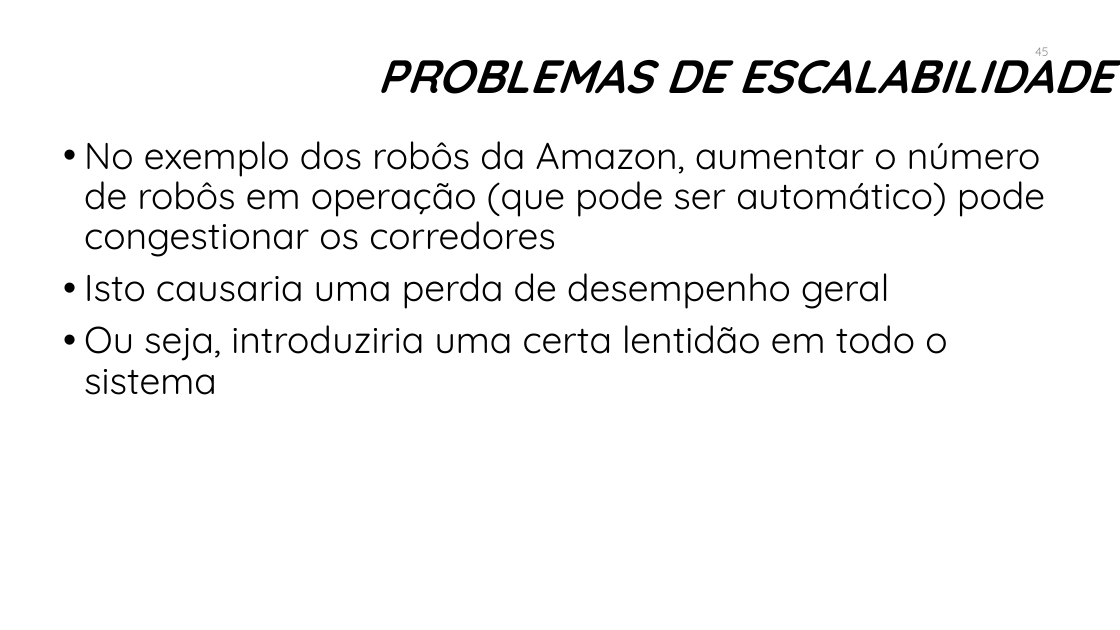
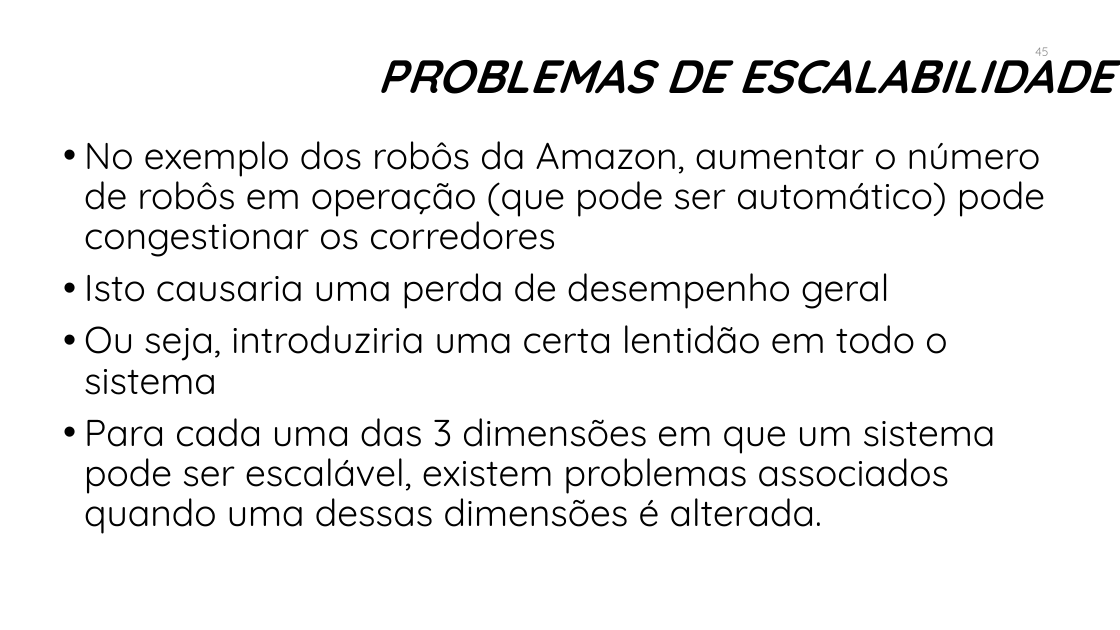
Before and after one commit to manoelcampos/sistemas-distribuidos, a slide deck: slide 45 of introducao-sd.pptx. Drawn at 1120x630 pixels with LibreOffice and Linux fonts; fonts in the diff are those of the drawing; background and template pictures are left out. Boxes give left, top, right and bottom in pixels: in the first picture for what was removed or moved away, otherwise in the second. Text is boxed around its words. In the diff, an @@ line names an element or a change of style, - is before the commit and + after.

```diff
--- a/introducao-sd.pptx
+++ b/introducao-sd.pptx
@@ text at [84, 418, 996, 534]: paragraph added @@
+• Para cada uma das 3 dimensões em que um sistema pode ser escalável, existem problemas associados quando uma dessas dimensões é alterada.
```
Also in this commit, not shown: 43 other slides changed, 7 slides added, 1 slide removed, 8 other files.
